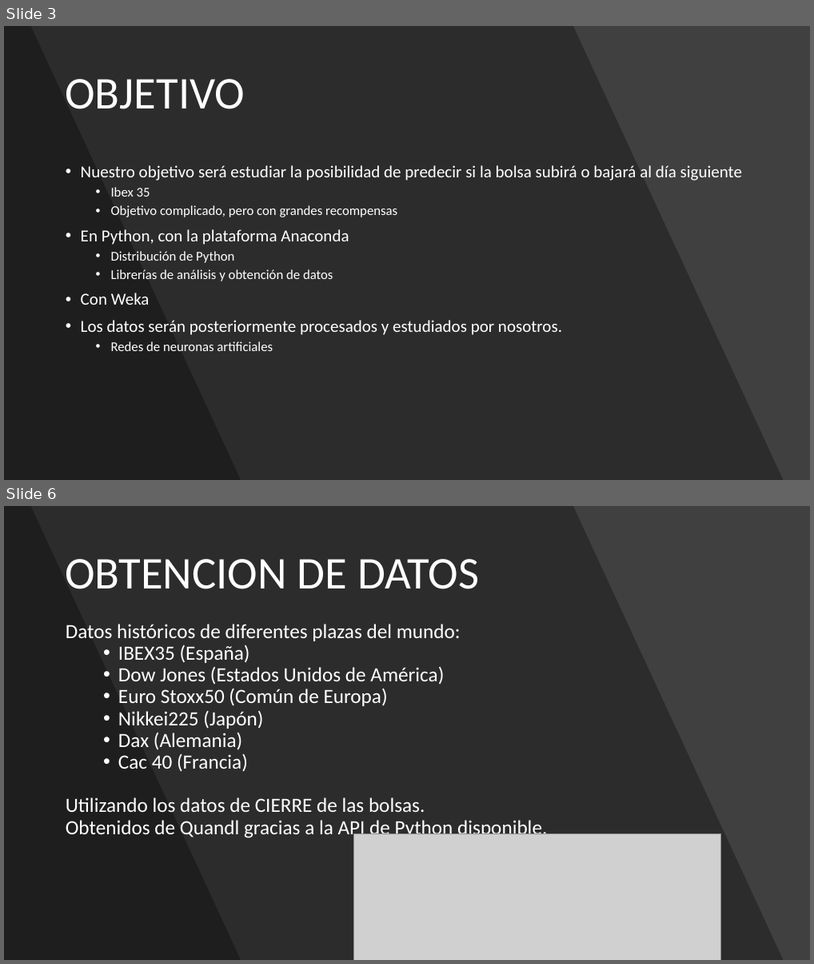
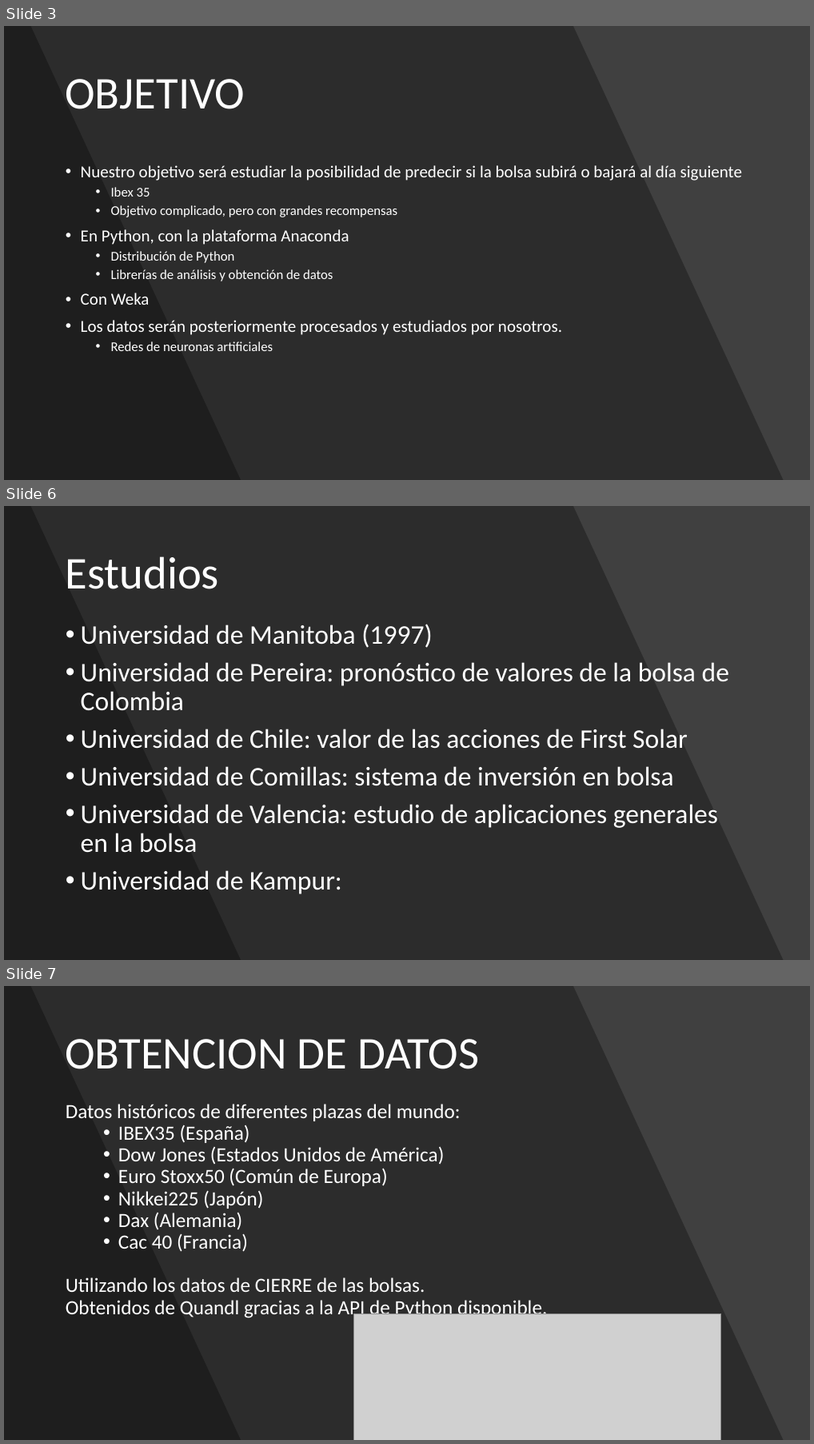
Before and after one commit to adrigrillo/IBEXPredictor, a slide deck: docs/PresentacionFinal.pptx. Shown one above the other, each under a label of ours: slides 3 and 6 before the commit, slides 3, 6 and 7 after it; the slides between them are not shown. The pictures are 814x964 and 814x1444 pixels, drawn with LibreOffice and Linux fonts; fonts in the diff are those of the drawing; grey boxes stand for pictures. Boxes give left, top, right and bottom in pixels: in the first picture for what was removed or moved away, otherwise in the second. Text is boxed around its words. In the diff, an @@ line names an element or a change of style, - is before the commit and + after.

```diff
--- a/docs/PresentacionFinal.pptx
+++ b/docs/PresentacionFinal.pptx
@@ slide 6 added at <box>4,506,810,960</box>, background #000000 @@
@@ rectangle added at <box>4,506,810,960</box>, fill #404040 @@
@@ freeform shape added at <box>4,506,784,960</box>, fill #000000 at 30% opacity @@
@@ freeform shape added at <box>4,506,241,960</box>, fill #000000 at 30% opacity @@
@@ title added at <box>65,556,219,589</box>, 54 pt, text #FFFFFF @@
+Estudios
@@ text added at <box>81,624,730,894</box>, 32 pt, text #FFFFFF @@
+• Universidad de Manitoba (1997)
+• Universidad de Pereira: pronóstico de valores de la bolsa de Colombia
+• Universidad de Chile: valor de las acciones de First Solar
+• Universidad de Comillas: sistema de inversión en bolsa
+• Universidad de Valencia: estudio de aplicaciones generales en la bolsa
+• Universidad de Kampur:
@@ what was slide 6 is now slide 7 @@
```
Also in this commit, not shown: 6 slides changed.
